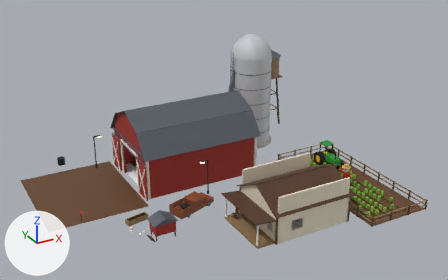
Before and after pictures for a commit that changed the glTF model assets/games/troll-ops/models/tf-ranch-p5.glb.
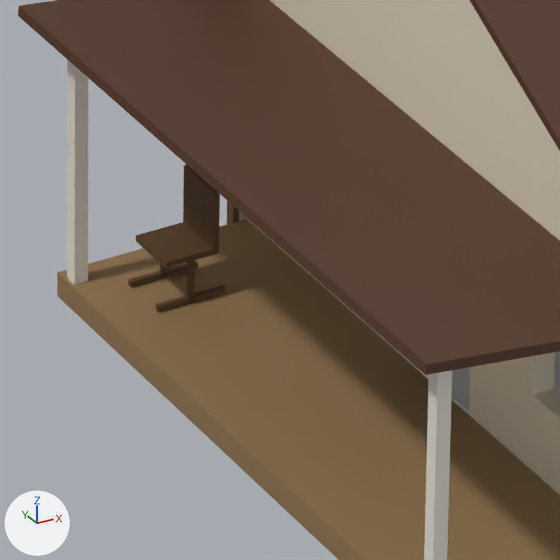
Old and new are each drawn whole from a 50 mm lens placed at (-7.0, -64.5, 33.9), pointed at (23.5, -9.0, 6.2) and again close up on the part from 49% to 60% of the width and 69% to 86% of the height. The lights are fixed; the arrows at lower left show +X, +Y and +Z. The last two pictures show the newer version. Where no turn or scale is listed for an object, it has been applied to the vertices. Vertices at exactly the same position are counted once.

Names of what the first close-up shows: 'tf-ranch-p5'.
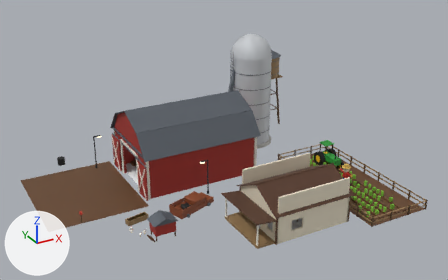
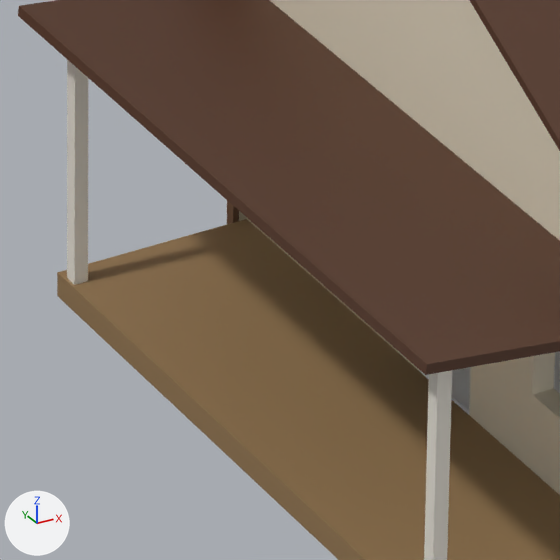
What the commit changed:
me_tf_ranch_p5 is used by ob_tf_ranch_p5; location (22.09, -7.73, 7.24).
me_tf_ranch_p5 had 5117 vertices, 8244 faces and spanned x -18.6..18.6, y -15.8..15.8, z -7.4..7.4.
me_tf_ranch_p5 now has 5053 vertices, 8136 faces and spans x -18.6..18.6, y -15.8..15.8, z -7.4..7.4.
me_tf_ranch_p5 part 1: 6 loose pieces with 48 vertices, spanning x -1.1..-0.4, y -8.0..-7.5, z -7.0..-5.9, are deleted.
Other edits to the shape of me_tf_ranch_p5 do not show in these pictures.

What differs and where, as boxes (x1, y1, x2, y2) in the close-ups (560 x 560 px):
part 1 of me_tf_ranch_p5, deleted (brown)
    before: (128, 165, 225, 312)
